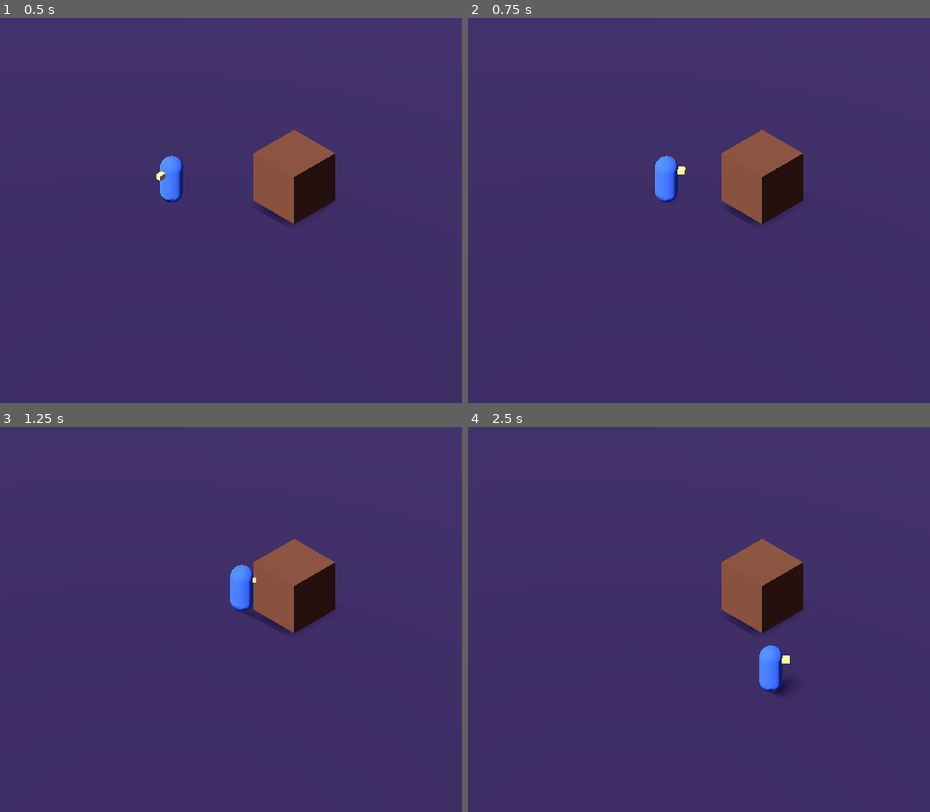
Above: before the commit, frames 1-4 (two rows, left to right).
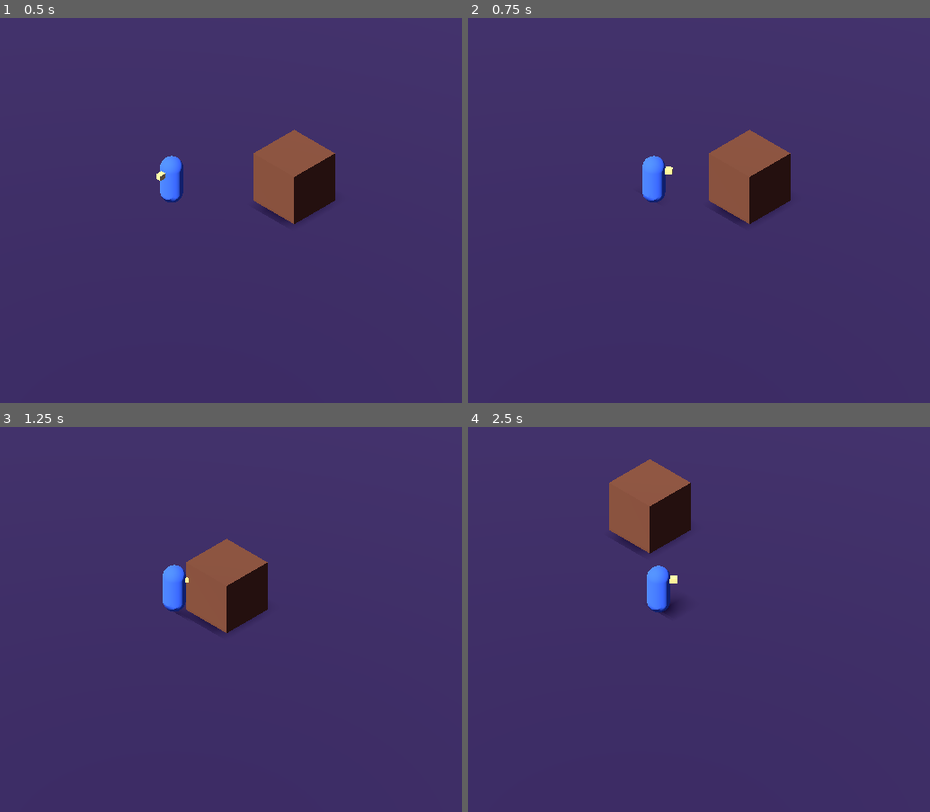
Above: after the commit, the same moments.

Repository: Spadasian/Robert
Game: Godot game, scene res://scenes/world/Main.tscn
Two runs of this game, one before a commit and one after it. Both use one fixed random seed, a clock stepped at 60 frames per second and the inputs below.
Inputs:
- Up to frame 1 (0.5 s): no input
- Up to frame 2 (0.75 s): tap Enter at 0.5 s; hold D (move_right) from 0.53 s (still down)
- Up to frame 3 (1.25 s): keep holding D (move_right)
- Up to frame 4 (2.5 s): release D (move_right) at 1.28 s; hold S (move_down) 1.28-2.03 s; hold D (move_right) from 2.03 s (still down)

Frame 1 is identical in both runs. In frame 2, 2.6% of the frame differs, in the area x 37-73%, y 28-54%; in frame 3, 6.7%; in frame 4, 7.9%, in the area x 30-73%, y 8-70%.

Commit message:
Fix: put player group in node header so camera can find the player
Co-Authored-By: Claude Sonnet 5.5 <noreply@anthropic.com>
Claude-Session: https://claude.ai/code/session_015tdxMYhNk2xjQ11oWM2YK9

Diff:
--- a/scenes/player/Player.tscn
+++ b/scenes/player/Player.tscn
@@ -19,8 +19,7 @@
 [sub_resource type="StandardMaterial3D" id="Mat_nose"]
 albedo_color = Color(0.95, 0.9, 0.5, 1)
 
-[node name="Player" type="CharacterBody3D"]
-groups = ["player"]
+[node name="Player" type="CharacterBody3D" groups=["player"]]
 collision_layer = 2
 collision_mask = 1
 script = ExtResource("1_player")
